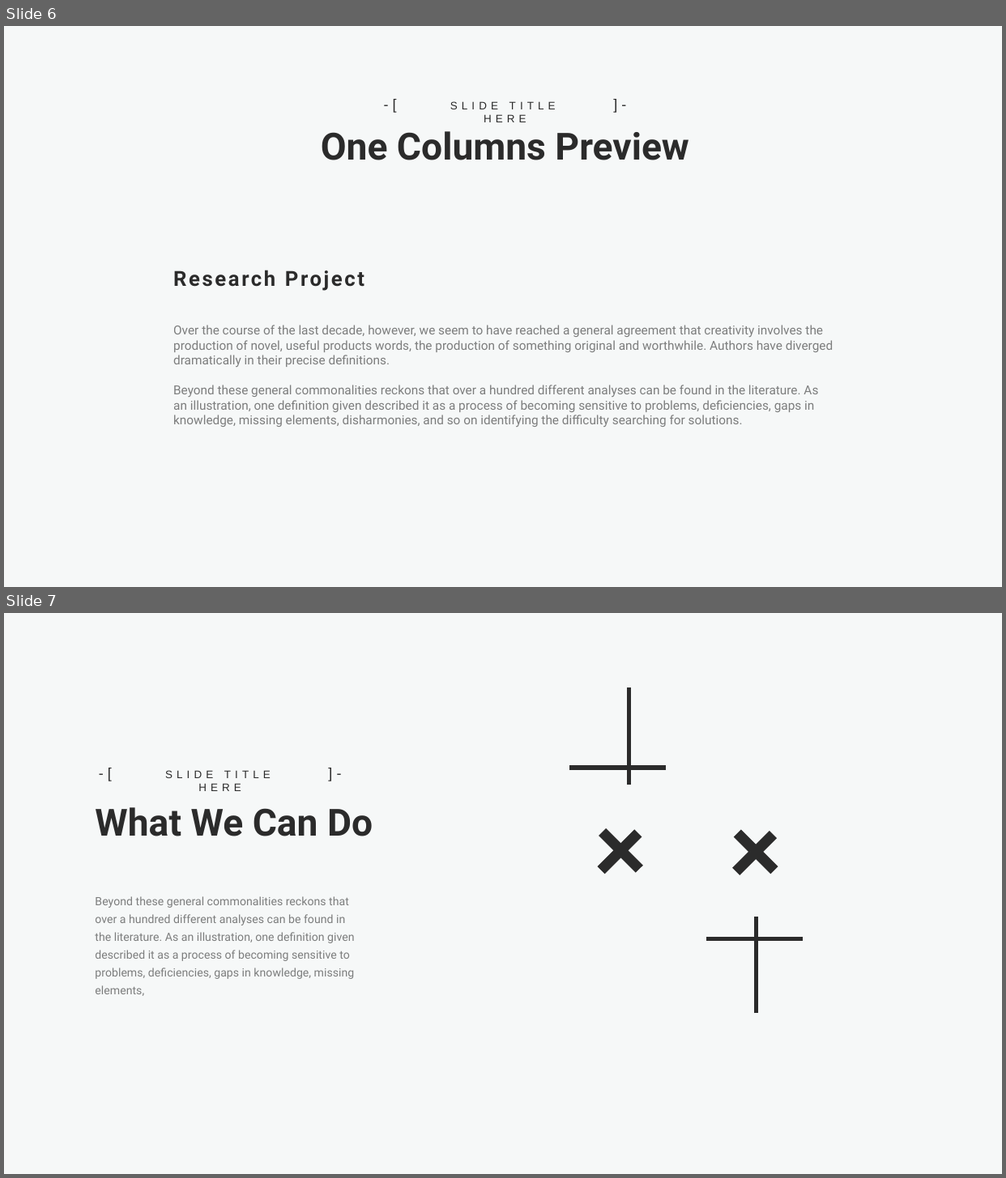
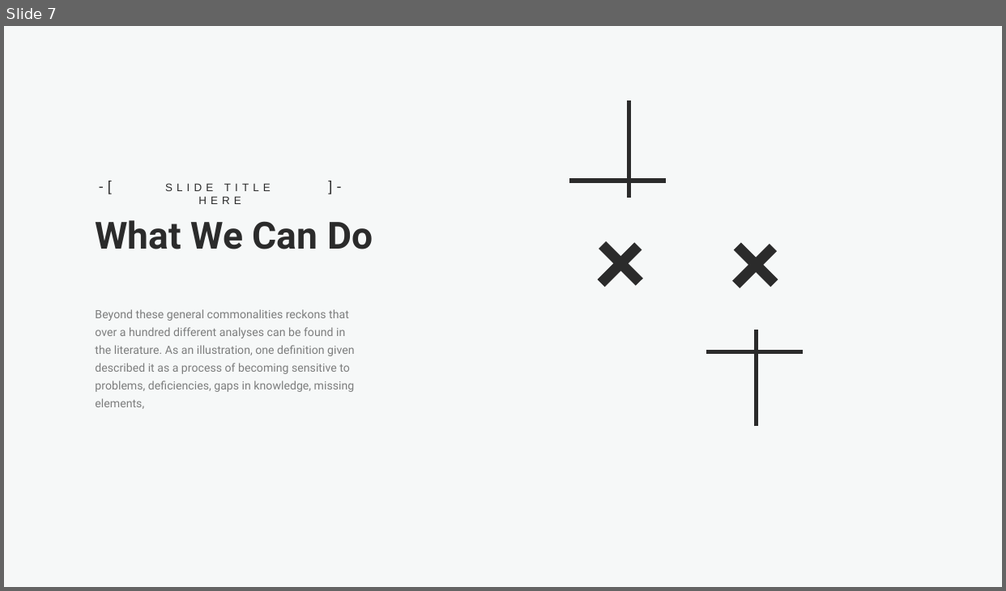
Before and after one commit to Axels20/PruebaDeRTO, a slide deck: Capacitación.pptx. Shown one above the other, each under a label of ours: slides 6 and 7 before the commit, slide 7 after it. The pictures are 1006x1178 and 1006x591 pixels, drawn with LibreOffice and Linux fonts; fonts in the diff are those of the drawing. Boxes give left, top, right and bottom in pixels: in the first picture for what was removed or moved away, otherwise in the second. Text is boxed around its words. In the diff, an @@ line names an element or a change of style, - is before the commit and + after.

```diff
--- a/Capacitación.pptx
+++ b/Capacitación.pptx
@@ slide 6 removed at <box>4,26,1002,587</box>, background #F6F8F8 @@
@@ group removed at <box>321,92,688,160</box>: 4 texts @@
-One Columns Preview
-SLIDE TITLE HERE
--[
-]-
@@ text removed at <box>167,265,843,296</box> @@
-Research Project
@@ text removed at <box>173,325,833,427</box> @@
-Over the course of the last decade, however, we seem to have reached a general agreement that creativity involves the production of novel, useful products words, the production of something original and worthwhile. Authors have diverged dramatically in their precise definitions.
-Beyond these general commonalities reckons that over a hundred different analyses can be found in the literature. As an illustration, one definition given described it as a process of becoming sensitive to problems, deficiencies, gaps in knowledge, missing elements, disharmonies, and so on identifying the difficulty searching for solutions.
```
Also in this commit, not shown: 2 slides added, 1 other slide removed.
